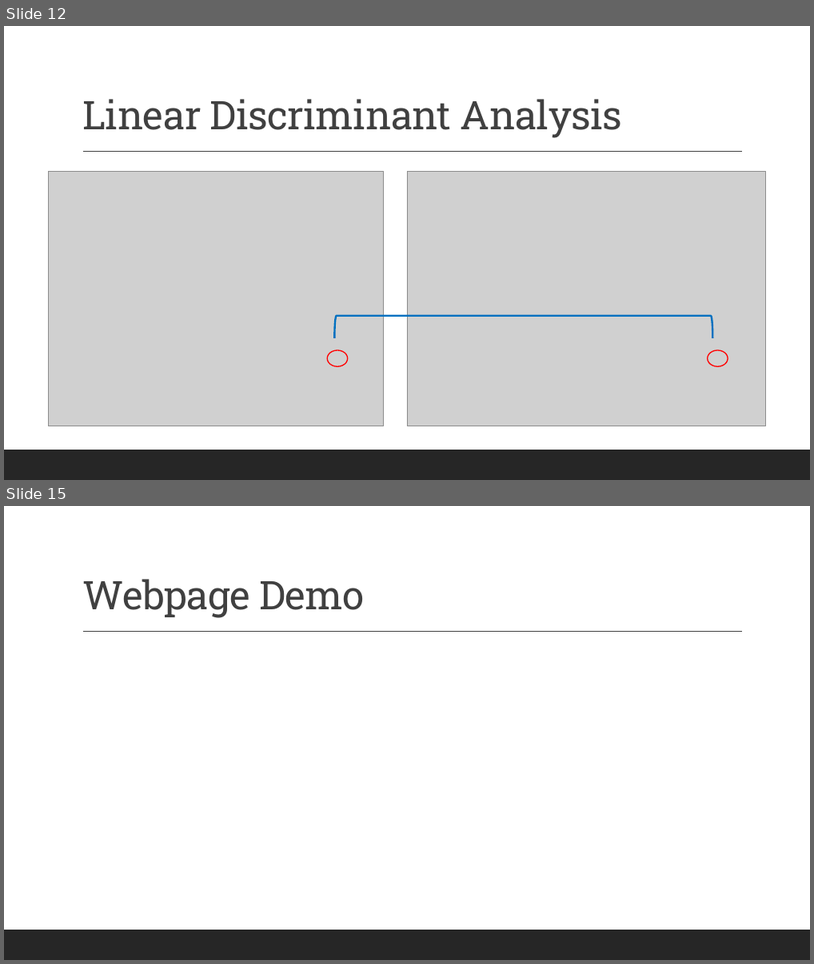
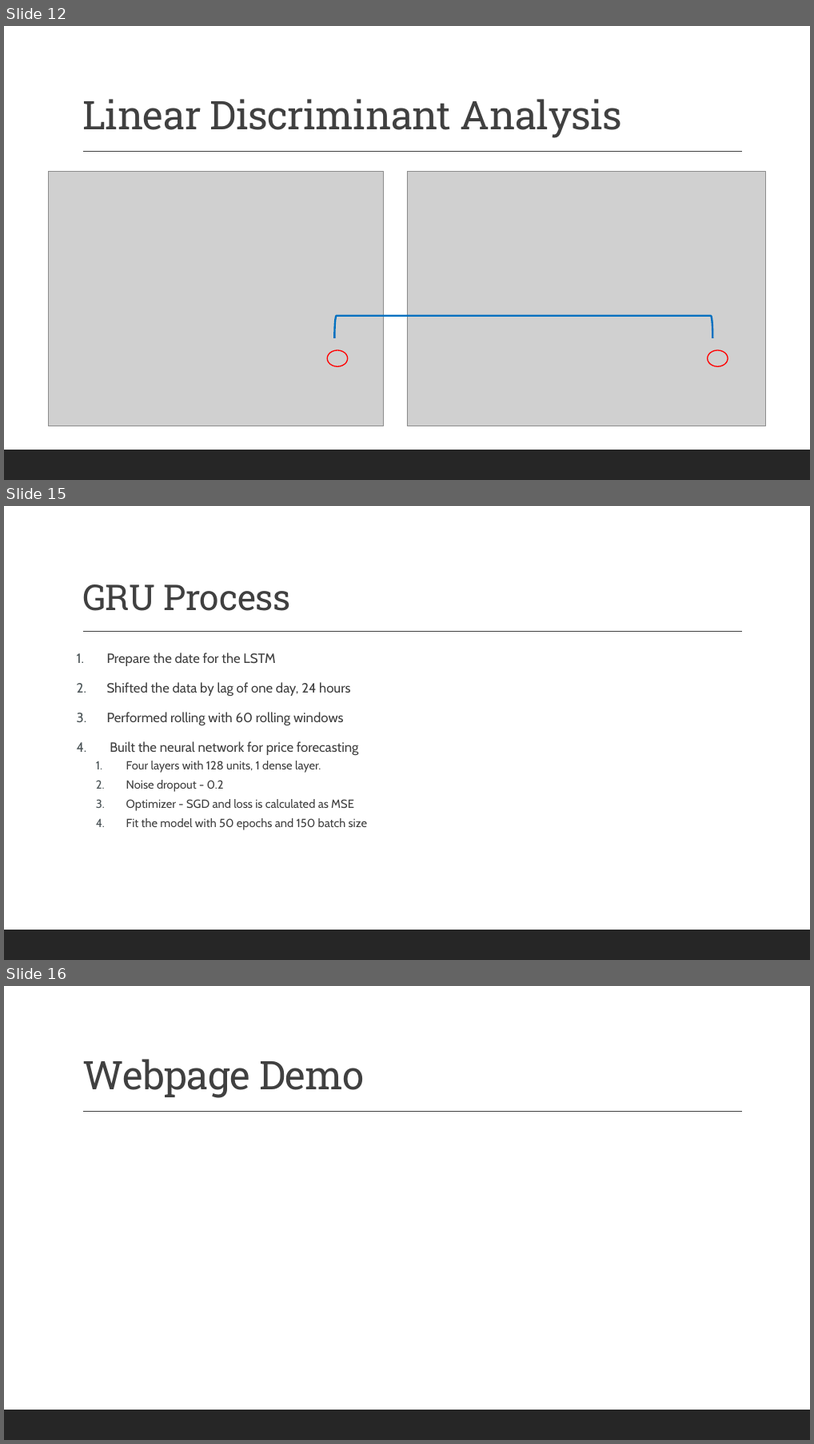
Before and after one commit to cdubiel08/Earnings-Calls-NLP, a slide deck: PowerPoint/Group_09_FinalProject_PP_draftcdkf.pptx. Shown one above the other, each under a label of ours: slides 12 and 15 before the commit, slides 12, 15 and 16 after it; the slides between them are not shown. The pictures are 814x964 and 814x1444 pixels, drawn with LibreOffice and Linux fonts; fonts in the diff are those of the drawing; grey boxes stand for pictures. Boxes give left, top, right and bottom in pixels: in the first picture for what was removed or moved away, otherwise in the second. Text is boxed around its words. In the diff, an @@ line names an element or a change of style, - is before the commit and + after.

```diff
--- a/PowerPoint/Group_09_FinalProject_PP_draftcdkf.pptx
+++ b/PowerPoint/Group_09_FinalProject_PP_draftcdkf.pptx
@@ slide 15 added at (4,506,810,960), background #FFFFFF; not listed: 2 template elements that a slide beside it also shows @@
@@ title added at (82,584,290,611), 42.3 pt, text #404040 @@
+GRU Process
@@ text added at (107,652,368,830), 16 pt, text #404040 @@
+1. Prepare the date for the LSTM
+2. Shifted the data by lag of one day, 24 hours
+3. Performed rolling with 60 rolling windows
+4. Built the neural network for price forecasting
+  1. Four layers with 128 units, 1 dense layer.
+  2. Noise dropout - 0.2
+  3. Optimizer - SGD and loss is calculated as MSE
+  4. Fit the model with 50 epochs and 150 batch size
@@ what was slide 15 is now slide 16 @@
```
Also in this commit, not shown: 2 other slides added, 2 slides removed.
